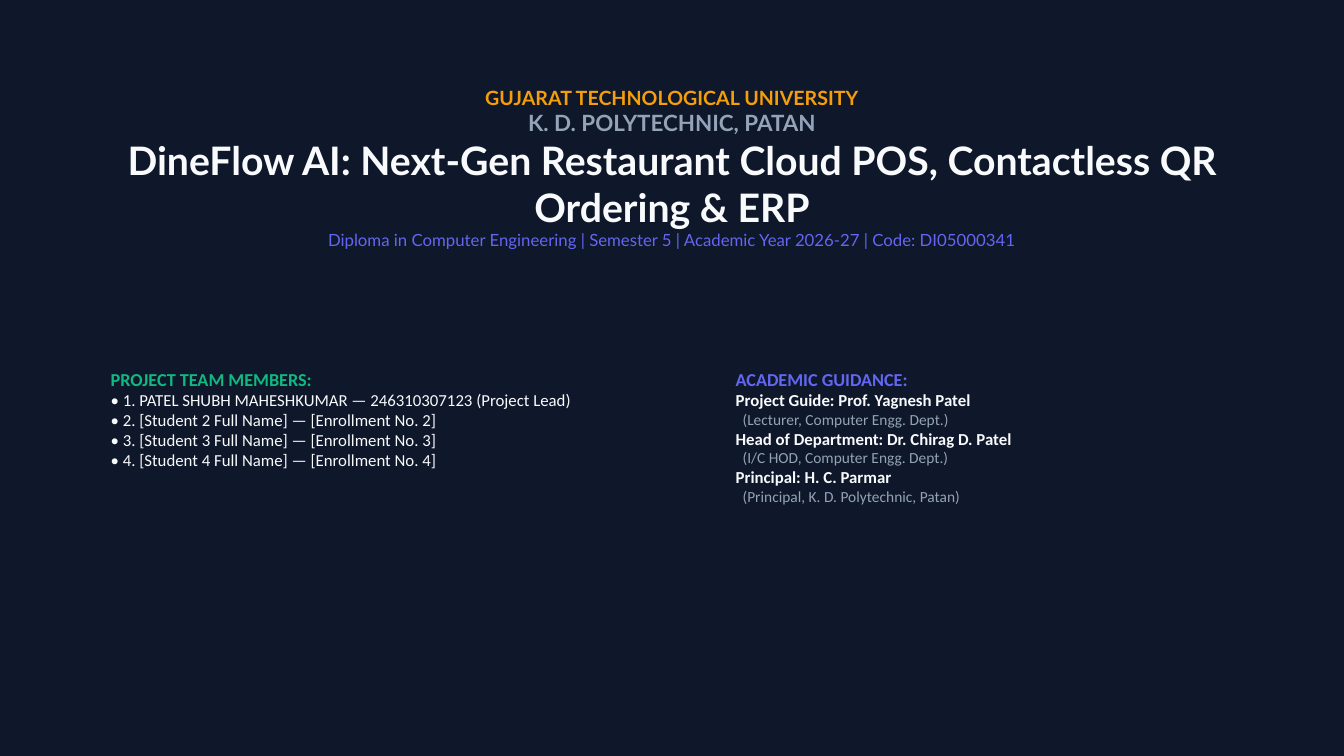
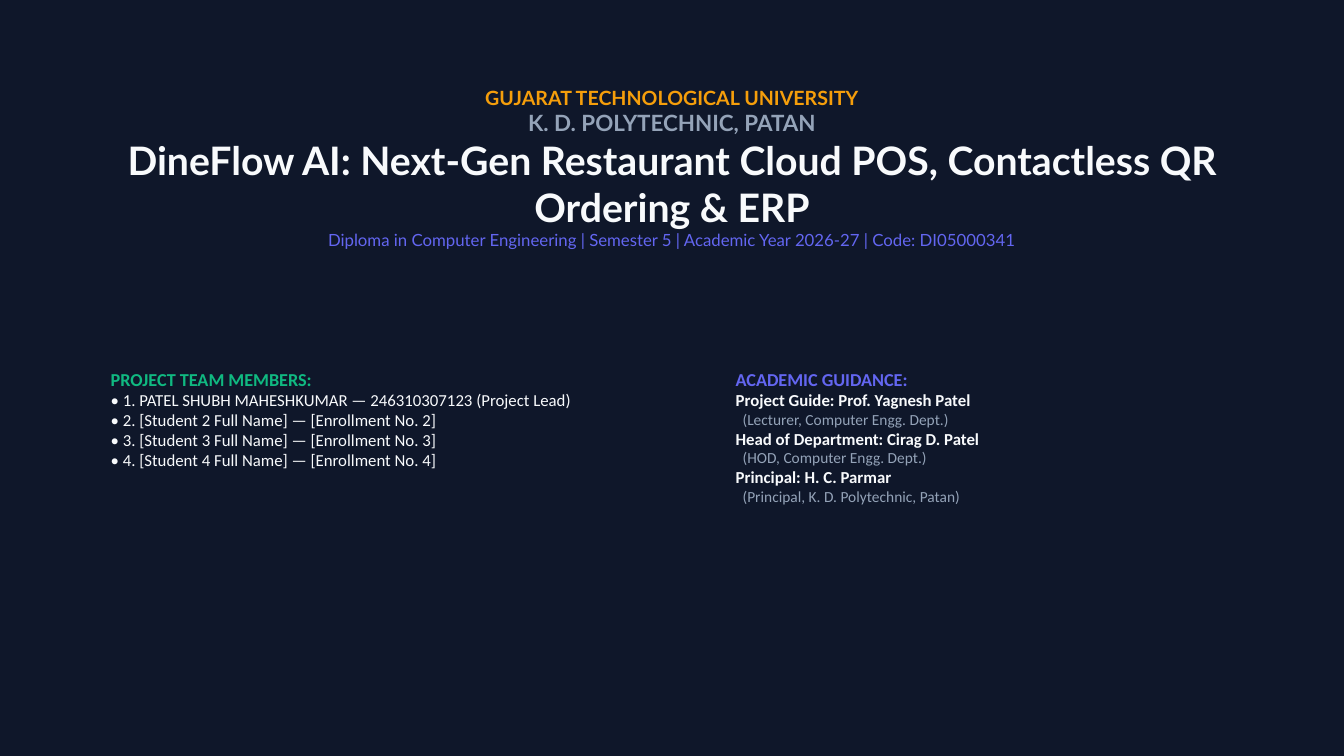
Before and after one commit to Shubh-Patel-07/DineFlow-AI, a slide deck: slide 1 of docs/DineFlow_AI_GTU_Minor_Project_Presentation.pptx. Drawn at 1344x756 pixels with LibreOffice and Linux fonts; fonts in the diff are those of the drawing. Boxes give left, top, right and bottom in pixels: in the first picture for what was removed or moved away, otherwise in the second. Text is boxed around its words. In the diff, an @@ line names an element or a change of style, - is before the commit and + after.

Commit message:
docs(gtu): update HOD name to Cirag D. Patel

```diff
--- a/docs/DineFlow_AI_GTU_Minor_Project_Presentation.pptx
+++ b/docs/DineFlow_AI_GTU_Minor_Project_Presentation.pptx
@@ text at [736, 433, 979, 466]: text changed @@
-Head of Department: Dr. Chirag D. Patel
-(I/C HOD, Computer Engg. Dept.)
+Head of Department: Cirag D. Patel
+(HOD, Computer Engg. Dept.)
```
Also in this commit, not shown: 1 other slide changed, 1 other file.
